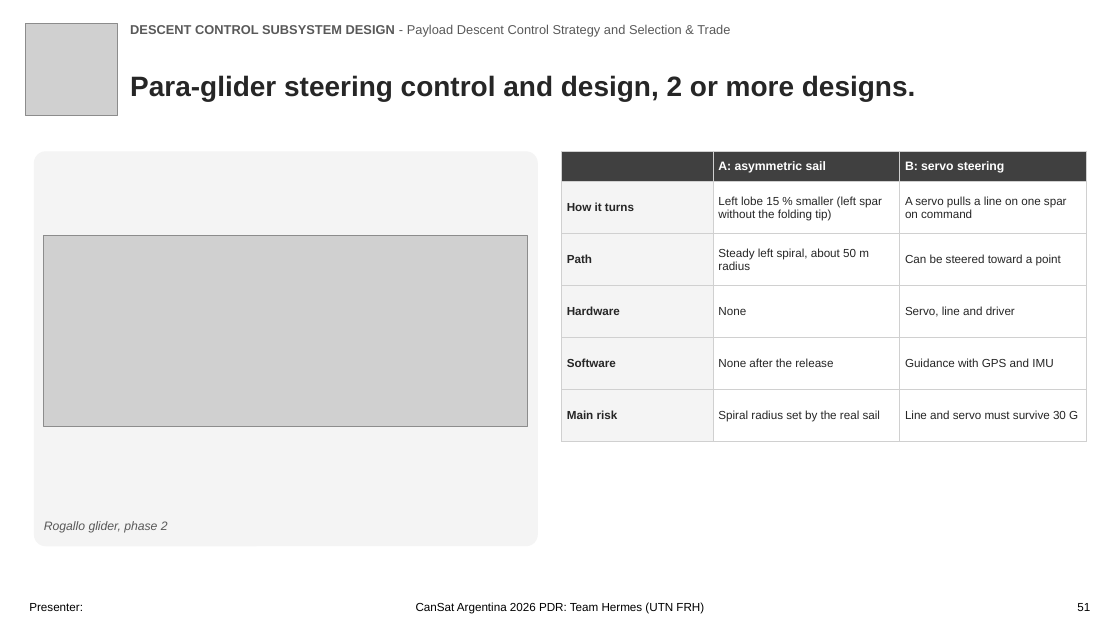
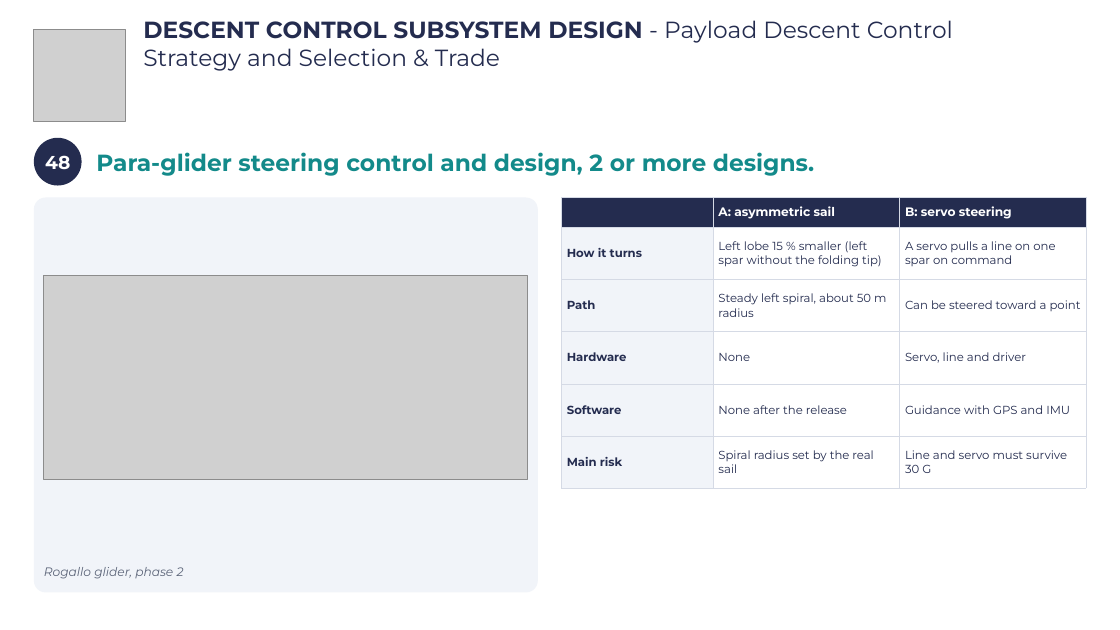
Before and after one commit to Caetano18/proyecto, a slide deck: slide 51 of cansat_pdr/laminas_plantilla/CanSat_PDR_Hermes_completo.pptx. Drawn at 1120x630 pixels with LibreOffice and Linux fonts; fonts in the diff are those of the drawing; grey boxes stand for pictures; background and template pictures are left out. Boxes give left, top, right and bottom in pixels: in the first picture for what was removed or moved away, otherwise in the second. Text is boxed around its words. In the diff, an @@ line names an element or a change of style, - is before the commit and + after.

```diff
--- a/cansat_pdr/laminas_plantilla/CanSat_PDR_Hermes_completo.pptx
+++ b/cansat_pdr/laminas_plantilla/CanSat_PDR_Hermes_completo.pptx
@@ picture: place and size @@
-picture at (25, 24, 118, 116)
+picture at (34, 29, 125, 121)
@@ text "DESCENT CONTROL SUBSYSTEM DESIGN - ...": place and size @@
-text "DESCENT CONTROL SUBSYSTEM DESIGN - ..." at (130, 24, 730, 37)
+text "DESCENT CONTROL SUBSYSTEM DESIGN - ..." at (143, 20, 953, 71)
@@ text "DESCENT CONTROL SUBSYSTEM DESIGN - ..." at (143, 20, 953, 71): size 11 to 20 pt, font Arial to Montserrat, text colour #595959 to #242C4F @@
@@ ellipse added at (34, 138, 82, 186), fill #242C4F, 16 pt, text #FFFFFF, bold @@
+48
@@ text "Para-glider steering control and design, ...": place and size @@
-text "Para-glider steering control and design, ..." at (130, 75, 915, 102)
+text "Para-glider steering control and design, ..." at (96, 152, 814, 176)
@@ text "Para-glider steering control and design, ..." at (96, 152, 814, 176): size 24 to 20 pt, font Arial to Montserrat, text colour #262626 to #138A8A @@
@@ 1 table, 1 text, 1 rounded rectangle: place and size @@
-1 table, 1 text, 1 rounded rectangle at (34, 151, 1086, 546)
+1 table, 1 text, 1 rounded rectangle at (34, 197, 1086, 592)
@@ rounded rectangle at (34, 197, 538, 592): fill #F4F4F4 to #F1F4F9 @@
@@ table at (561, 197, 1086, 488) @@
@@ fill #404040 to #242C4F in row 1 @@
@@ fill #F4F4F4 to #F1F4F9 in 5 cells @@
@@ font Arial to Montserrat, text colour #262626 to #242C4F @@
@@ borders changed @@
@@ picture: place and size @@
-picture at (44, 236, 528, 427)
+picture at (44, 276, 528, 479)
@@ text "Rogallo glider, phase 2" at (44, 567, 184, 579): font Arial to Montserrat, text colour #595959 to #5B6478 @@
@@ text removed at (29, 603, 83, 611) @@
-Presenter:
@@ text removed at (416, 602, 704, 614) @@
-CanSat Argentina 2026 PDR: Team Hermes (UTN FRH)
@@ text removed at (1077, 603, 1090, 611) @@
-51
```
Also in this commit, not shown: 105 other slides changed, 18 other files.
